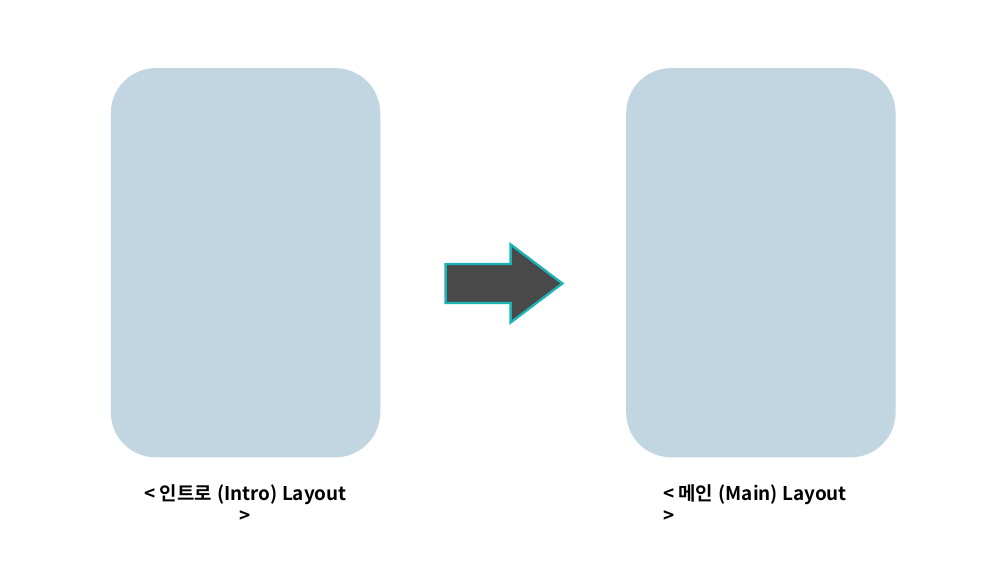
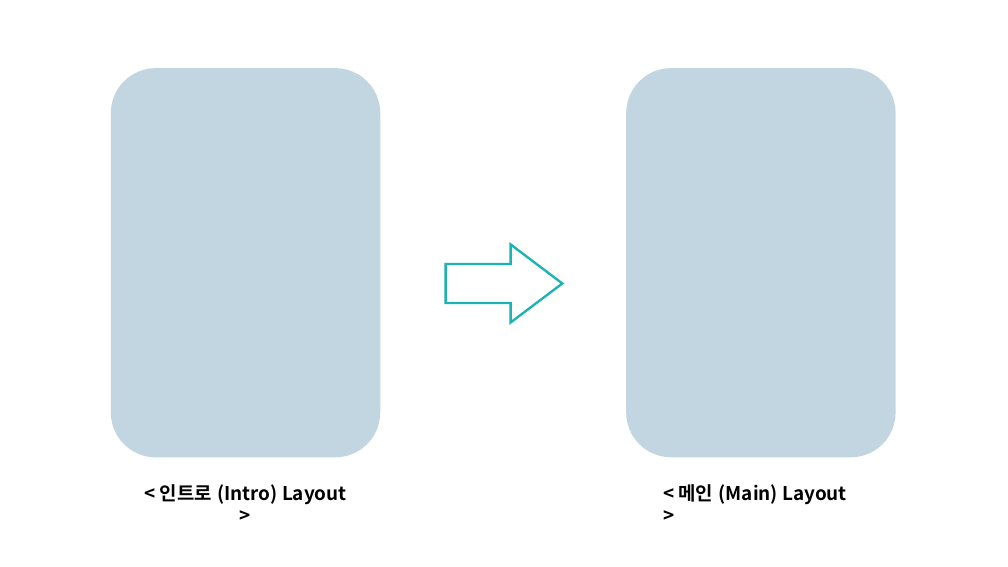
Before and after one commit to SunrinParty2018/Document, a slide deck: slide 8 of 3학년1반3조ppt.pptx (slide 5 before the commit). Drawn at 1008x567 pixels with LibreOffice and Linux fonts; fonts in the diff are those of the drawing; background and template pictures are left out. Boxes give left, top, right and bottom in pixels: in the first picture for what was removed or moved away, otherwise in the second. Text is boxed around its words. In the diff, an @@ line names an element or a change of style, - is before the commit and + after.

```diff
--- a/3학년1반3조ppt.pptx
+++ b/3학년1반3조ppt.pptx
@@ right arrow at bbox=[445, 244, 562, 322]: fill #494949 to #FFFFFF @@
```
Also in this commit, not shown: 4 other slides changed, 3 slides added.
